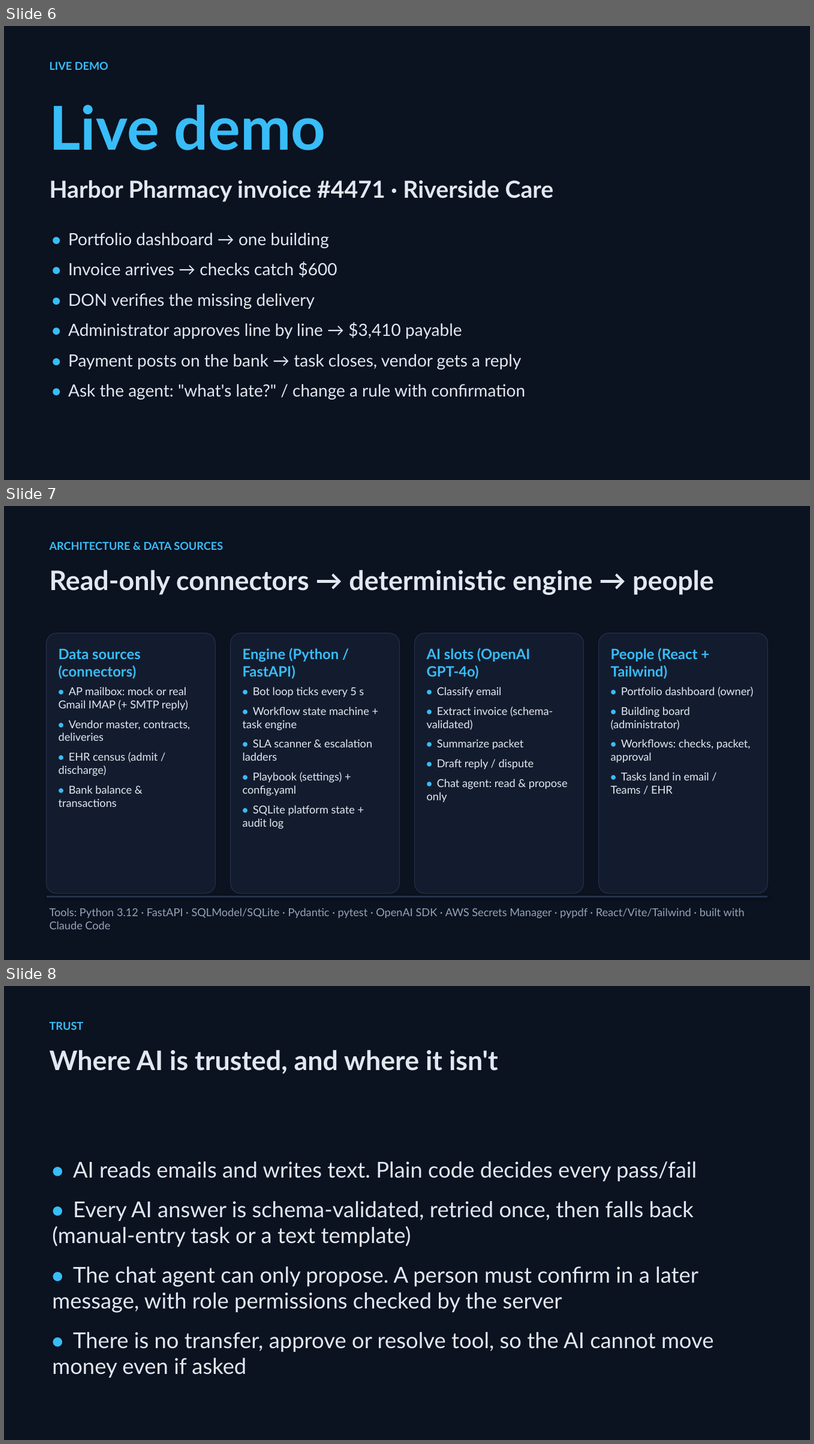
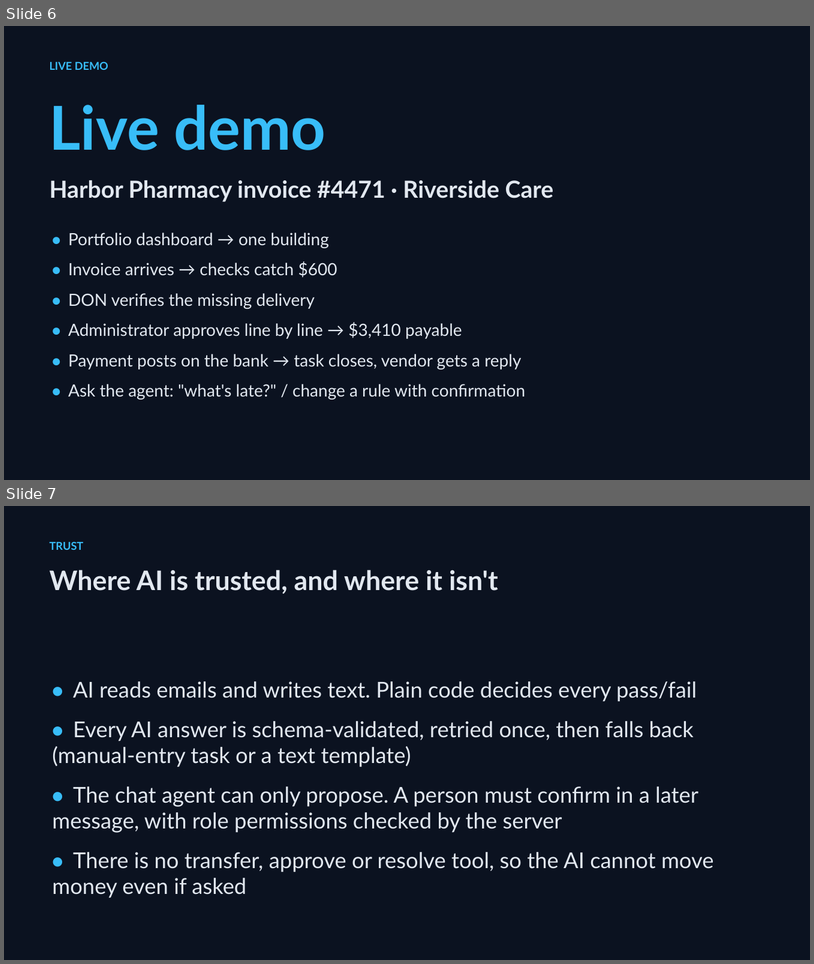
Before and after one commit to Dolphincare-ai/hackation-demo, a slide deck: presentation/deck.pptx. Shown one above the other, each under a label of ours: slides 6, 7 and 8 before the commit, slides 6 and 7 after it. The pictures are 814x1444 and 814x964 pixels, drawn with LibreOffice and Linux fonts; fonts in the diff are those of the drawing. Boxes give left, top, right and bottom in pixels: in the first picture for what was removed or moved away, otherwise in the second. Text is boxed around its words. In the diff, an @@ line names an element or a change of style, - is before the commit and + after.

```diff
--- a/presentation/deck.pptx
+++ b/presentation/deck.pptx
@@ slide 7 removed at (4,506,810,960), background #0B1220 @@
@@ text removed at (50,541,223,550) @@
-ARCHITECTURE & DATA SOURCES
@@ text removed at (50,570,714,595) @@
-Read-only connectors → deterministic engine → people
@@ rounded rectangle removed at (47,633,216,893) @@
-Data sources (connectors)
-• AP mailbox: mock or real Gmail IMAP (+ SMTP reply)
-• Vendor master, contracts, deliveries
-• EHR census (admit / discharge)
-• Bank balance & transactions
@@ rounded rectangle removed at (231,633,400,893) @@
-Engine (Python / FastAPI)
-• Bot loop ticks every 5 s
-• Workflow state machine + task engine
-• SLA scanner & escalation ladders
-• Playbook (settings) + config.yaml
-• SQLite platform state + audit log
@@ rounded rectangle removed at (415,633,584,893) @@
-AI slots (OpenAI GPT-4o)
-• Classify email
-• Extract invoice (schema-validated)
-• Summarize packet
-• Draft reply / dispute
-• Chat agent: read & propose only
@@ rounded rectangle removed at (599,633,768,893) @@
-People (React + Tailwind)
-• Portfolio dashboard (owner)
-• Building board (administrator)
-• Workflows: checks, packet, approval
-• Tasks land in email / Teams / EHR
@@ line removed from (47, 896) to (768, 896) @@
@@ text removed at (50,907,745,929) @@
-Tools: Python 3.12 · FastAPI · SQLModel/SQLite · Pydantic · pytest · OpenAI SDK · AWS Secrets Manager · pypdf · React/Vite/Tailwind · built with Claude Code
@@ what was slide 8 is now slide 7 @@
```
Also in this commit, not shown: 1 slide changed, 2 other files.
